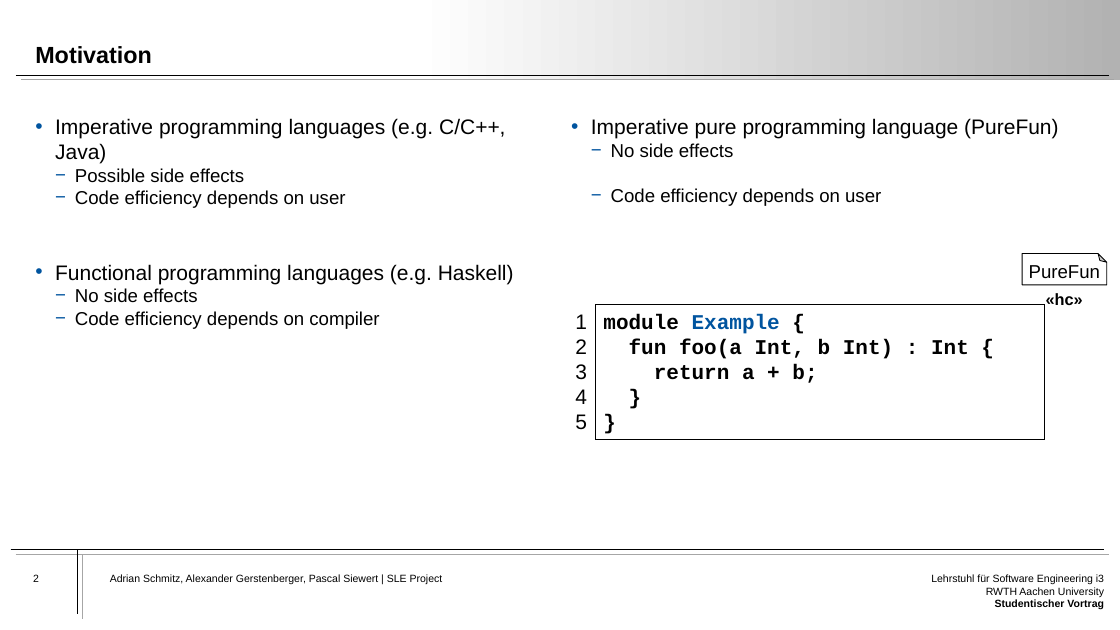
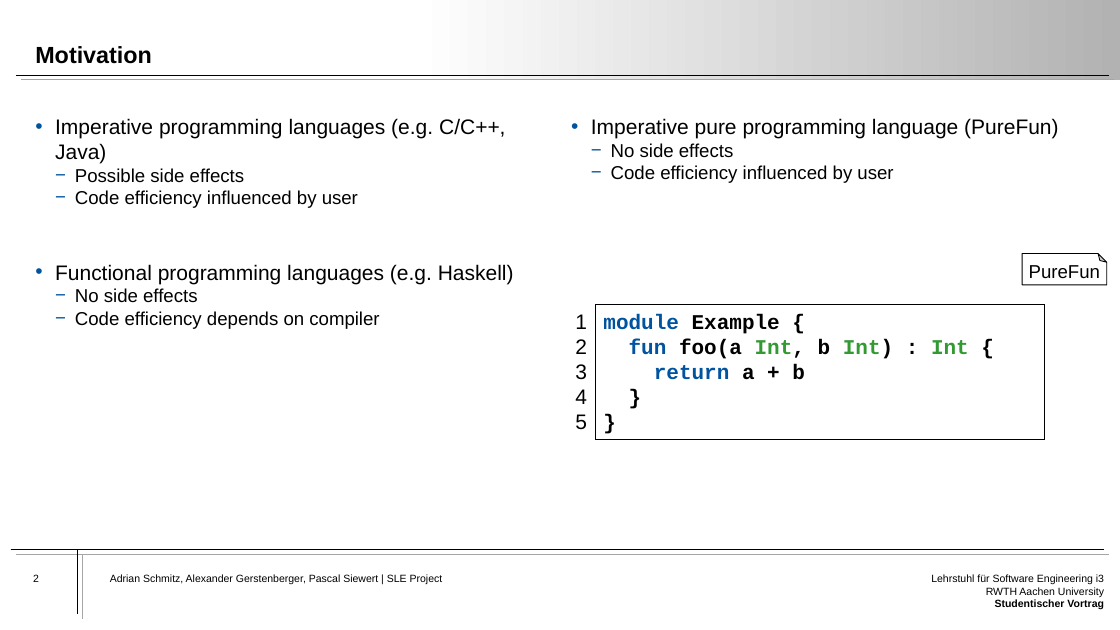
Before and after one commit to Atrisan/PureFun, a slide deck: slide 2 of Presentation/PureFun-Presentation.pptx. Drawn at 1120x630 pixels with LibreOffice and Linux fonts; fonts in the diff are those of the drawing. Boxes give left, top, right and bottom in pixels: in the first picture for what was removed or moved away, otherwise in the second. Text is boxed around its words. In the diff, an @@ line names an element or a change of style, - is before the commit and + after.

```diff
--- a/Presentation/PureFun-Presentation.pptx
+++ b/Presentation/PureFun-Presentation.pptx
@@ text at <box>611,165,893,183</box>: text changed @@
-  − Code efficiency depends on user
+  − Code efficiency influenced by user
@@ text at <box>75,190,358,208</box>: text changed @@
-  − Code efficiency depends on user
+  − Code efficiency influenced by user
@@ text removed at <box>1046,293,1083,305</box> @@
-«hc»
@@ text in rectangle at <box>603,314,969,359</box>: text colour #000000 to #00549F in "module", "fun"; text colour #00549F to #000000 in "Example"; text colour #000000 to #339933 in "Int, Int) Int" @@
@@ text in rectangle at <box>654,364,805,380</box>: text changed; text colour #000000 to #00549F @@
-return a + b;
+return a + b
```
Also in this commit, not shown: 6 other slides changed.
